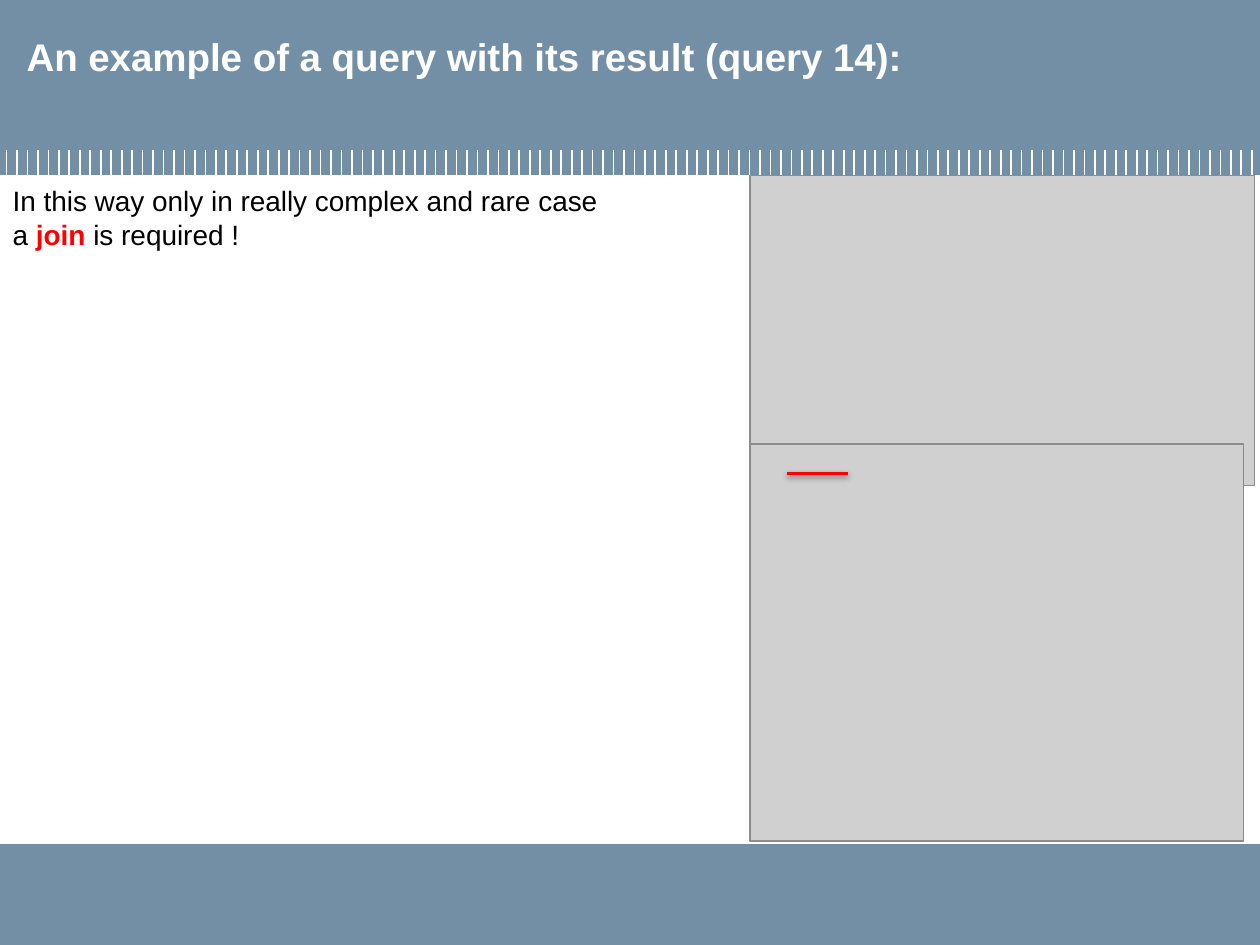
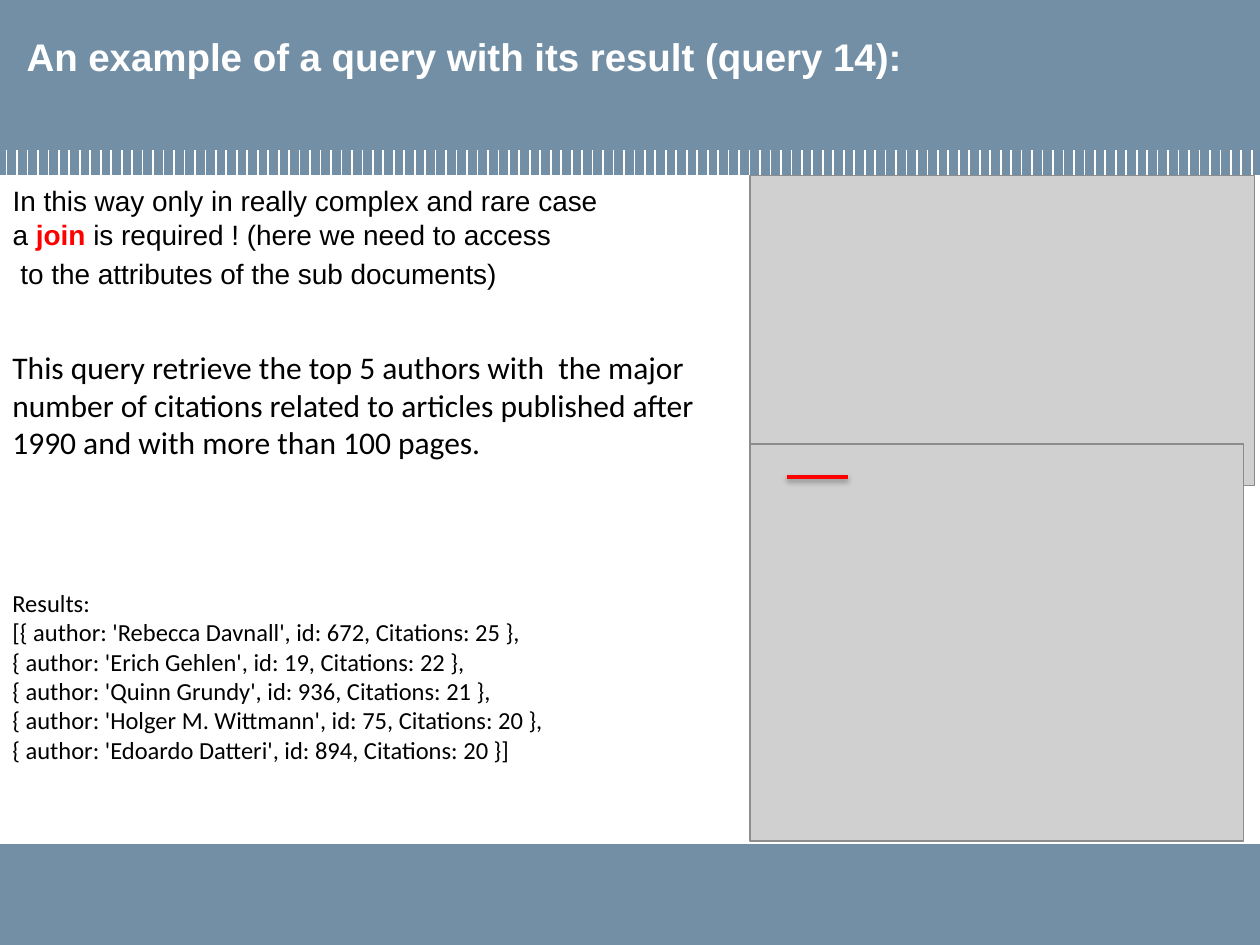
Before and after one commit to MarcoLucaPrevitera/BigData-Project, a slide deck: slide 31 of Presentation/FinalPresentation.pptx (slide 30 before the commit). Drawn at 1260x945 pixels with LibreOffice and Linux fonts; fonts in the diff are those of the drawing; grey boxes stand for pictures; background and template pictures are left out. Boxes give left, top, right and bottom in pixels: in the first picture for what was removed or moved away, otherwise in the second. Text is boxed around its words. In the diff, an @@ line names an element or a change of style, - is before the commit and + after.

```diff
--- a/Presentation/FinalPresentation.pptx
+++ b/Presentation/FinalPresentation.pptx
@@ text at box(13, 190, 597, 289): text changed @@
-In this way only in really complex and rare case
-a join is required !
+In this way only in really complex and rare case
+a join is required ! (here we need to access
+to the attributes of the sub documents)
@@ text added at box(12, 357, 694, 460), 18 pt, text #000000 @@
+This query retrieve the top 5 authors with the major number of citations related to articles published after 1990 and with more than 100 pages.
@@ line moved from (788, 474) - (848, 474) to (788, 478) - (848, 478) @@
@@ text added at box(12, 595, 523, 762), 14 pt, text #000000 @@
+Results:
+[{ author: 'Rebecca Davnall', id: 672, Citations: 25 },
+{ author: 'Erich Gehlen', id: 19, Citations: 22 },
+{ author: 'Quinn Grundy', id: 936, Citations: 21 },
+{ author: 'Holger M. Wittmann', id: 75, Citations: 20 },
+{ author: 'Edoardo Datteri', id: 894, Citations: 20 }]
```
Also in this commit, not shown: 11 other slides changed, 2 slides added, 1 other file.
